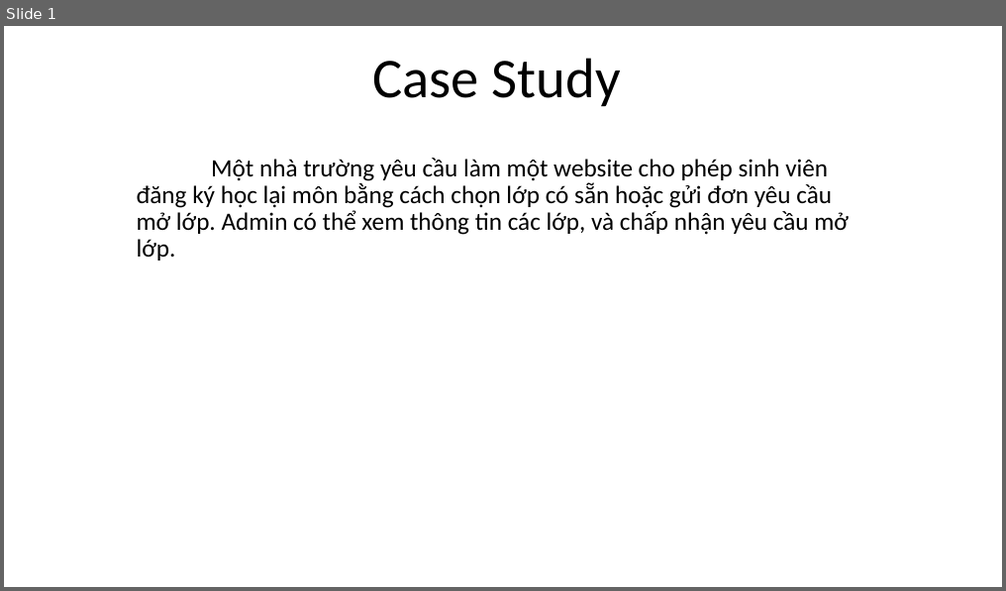
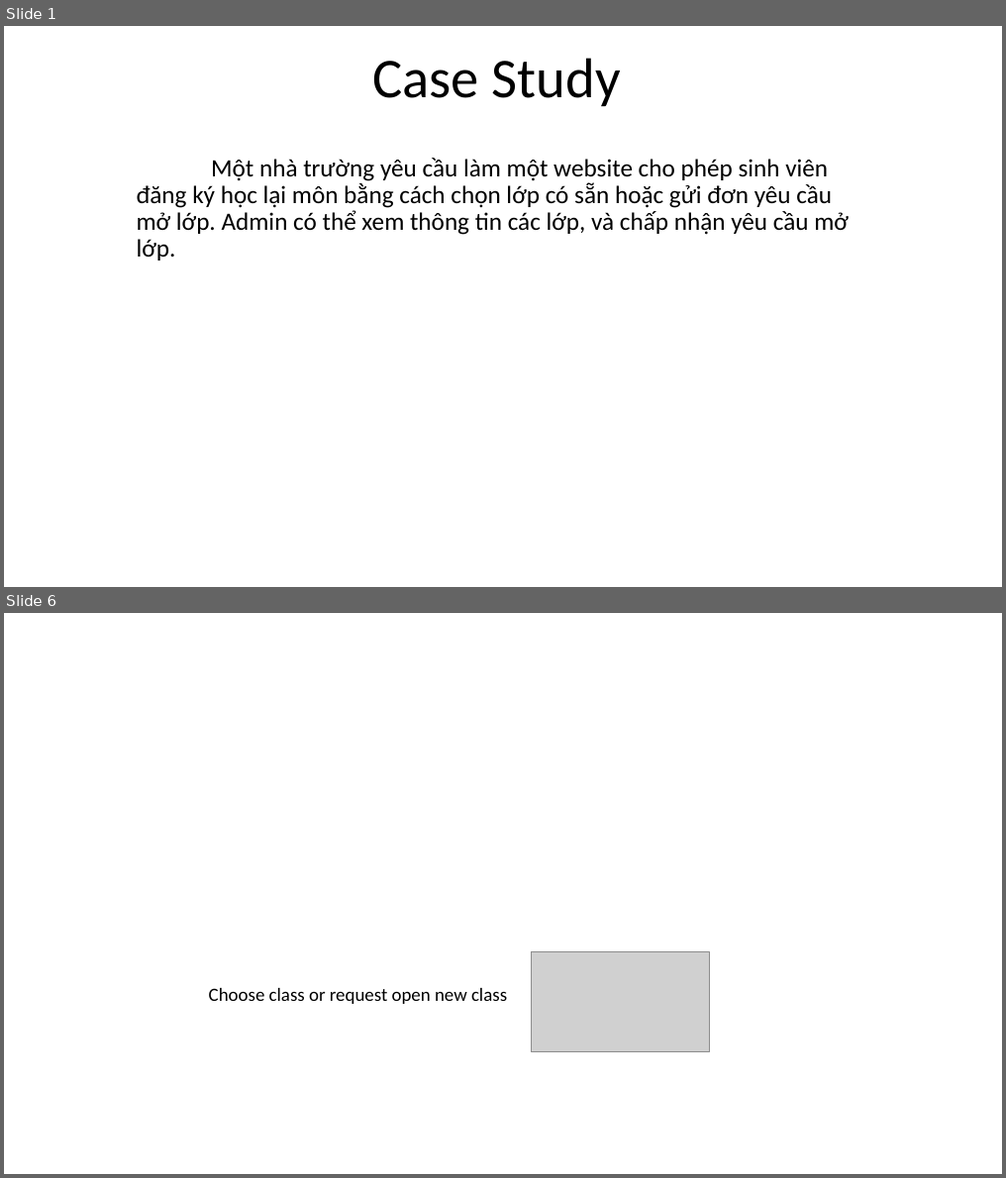
Before and after one commit to tranducthang511/PRJ301_1, a slide deck: Report.pptx. Shown one above the other, each under a label of ours: slide 1 before the commit, slides 1 and 6 after it; the slides between them are not shown. The pictures are 1006x591 and 1006x1178 pixels, drawn with LibreOffice and Linux fonts; fonts in the diff are those of the drawing; grey boxes stand for pictures; background and template pictures are left out. Boxes give left, top, right and bottom in pixels: in the first picture for what was removed or moved away, otherwise in the second. Text is boxed around its words. In the diff, an @@ line names an element or a change of style, - is before the commit and + after.

```diff
--- a/Report.pptx
+++ b/Report.pptx
@@ slide 6 added at box(4, 613, 1002, 1174), background picture (left out) @@
@@ picture added at box(531, 953, 709, 1052) @@
@@ text added at box(209, 988, 507, 1004), 18 pt, text #000000 @@
+Choose class or request open new class
```
Also in this commit, not shown: 17 other slides added, 4 other files.
